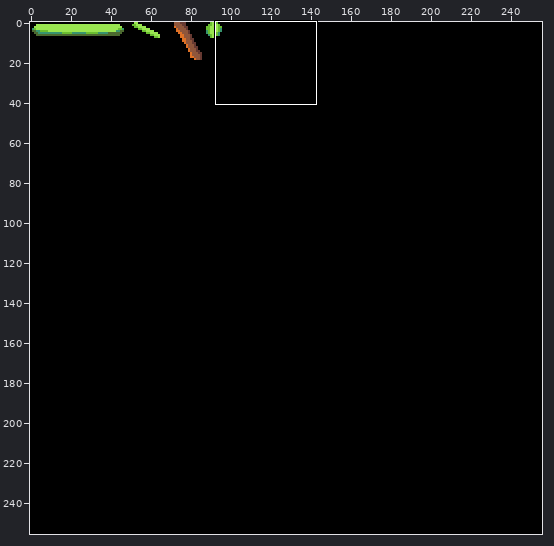
File history of a pixel-art file, built-to-scale/gfx/platforms.aseprite. Above: a wide view before the commit, with the close-up outlined.
Close-up. Before:
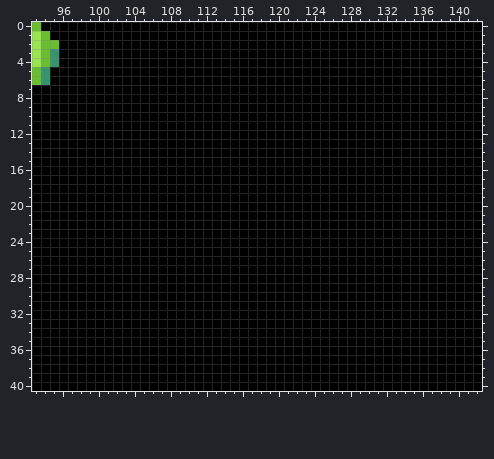
256x256 pixels, 1 frame. Shown: x 93..142, y 0..40.
After the commit:
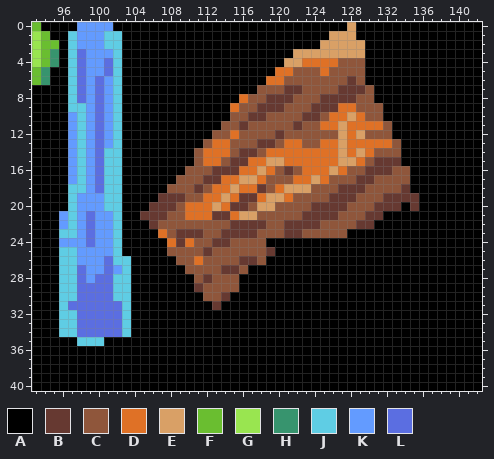
Palette (. is transparent): A #000000  B #663931  C #8f563b  D #df7126  E #d9a066  F #6abe30  G #99e550  H #37946e  J #5fcde4  K #639bff  L #5b6ee1
The author wrote: Put some platforms in place
The exact change:
--- layer "Layer 2"
@@ x 93..142 @@
- 0 FAAAAAAAAAAAAAAAAAAAAAAAAAAAAAAAAAAAAAAAAAAAAAAAAA
- 1 GFAAAAAAAAAAAAAAAAAAAAAAAAAAAAAAAAAAAAAAAAAAAAAAAA
- 2 GFFAAAAAAAAAAAAAAAAAAAAAAAAAAAAAAAAAAAAAAAAAAAAAAA
- 3 GFHAAAAAAAAAAAAAAAAAAAAAAAAAAAAAAAAAAAAAAAAAAAAAAA
- 4 GFHAAAAAAAAAAAAAAAAAAAAAAAAAAAAAAAAAAAAAAAAAAAAAAA
- 5 FHAAAAAAAAAAAAAAAAAAAAAAAAAAAAAAAAAAAAAAAAAAAAAAAA
- 6 FHAAAAAAAAAAAAAAAAAAAAAAAAAAAAAAAAAAAAAAAAAAAAAAAA
- 7 AAAAAAAAAAAAAAAAAAAAAAAAAAAAAAAAAAAAAAAAAAAAAAAAAA
- 8 AAAAAAAAAAAAAAAAAAAAAAAAAAAAAAAAAAAAAAAAAAAAAAAAAA
- 9 AAAAAAAAAAAAAAAAAAAAAAAAAAAAAAAAAAAAAAAAAAAAAAAAAA
-10 AAAAAAAAAAAAAAAAAAAAAAAAAAAAAAAAAAAAAAAAAAAAAAAAAA
-11 AAAAAAAAAAAAAAAAAAAAAAAAAAAAAAAAAAAAAAAAAAAAAAAAAA
-12 AAAAAAAAAAAAAAAAAAAAAAAAAAAAAAAAAAAAAAAAAAAAAAAAAA
-13 AAAAAAAAAAAAAAAAAAAAAAAAAAAAAAAAAAAAAAAAAAAAAAAAAA
-14 AAAAAAAAAAAAAAAAAAAAAAAAAAAAAAAAAAAAAAAAAAAAAAAAAA
-15 AAAAAAAAAAAAAAAAAAAAAAAAAAAAAAAAAAAAAAAAAAAAAAAAAA
-16 AAAAAAAAAAAAAAAAAAAAAAAAAAAAAAAAAAAAAAAAAAAAAAAAAA
-17 AAAAAAAAAAAAAAAAAAAAAAAAAAAAAAAAAAAAAAAAAAAAAAAAAA
-18 AAAAAAAAAAAAAAAAAAAAAAAAAAAAAAAAAAAAAAAAAAAAAAAAAA
-19 AAAAAAAAAAAAAAAAAAAAAAAAAAAAAAAAAAAAAAAAAAAAAAAAAA
-20 AAAAAAAAAAAAAAAAAAAAAAAAAAAAAAAAAAAAAAAAAAAAAAAAAA
-21 AAAAAAAAAAAAAAAAAAAAAAAAAAAAAAAAAAAAAAAAAAAAAAAAAA
-22 AAAAAAAAAAAAAAAAAAAAAAAAAAAAAAAAAAAAAAAAAAAAAAAAAA
-23 AAAAAAAAAAAAAAAAAAAAAAAAAAAAAAAAAAAAAAAAAAAAAAAAAA
-24 AAAAAAAAAAAAAAAAAAAAAAAAAAAAAAAAAAAAAAAAAAAAAAAAAA
-25 AAAAAAAAAAAAAAAAAAAAAAAAAAAAAAAAAAAAAAAAAAAAAAAAAA
-26 AAAAAAAAAAAAAAAAAAAAAAAAAAAAAAAAAAAAAAAAAAAAAAAAAA
-27 AAAAAAAAAAAAAAAAAAAAAAAAAAAAAAAAAAAAAAAAAAAAAAAAAA
-28 AAAAAAAAAAAAAAAAAAAAAAAAAAAAAAAAAAAAAAAAAAAAAAAAAA
-29 AAAAAAAAAAAAAAAAAAAAAAAAAAAAAAAAAAAAAAAAAAAAAAAAAA
-30 AAAAAAAAAAAAAAAAAAAAAAAAAAAAAAAAAAAAAAAAAAAAAAAAAA
-31 AAAAAAAAAAAAAAAAAAAAAAAAAAAAAAAAAAAAAAAAAAAAAAAAAA
-32 AAAAAAAAAAAAAAAAAAAAAAAAAAAAAAAAAAAAAAAAAAAAAAAAAA
-33 AAAAAAAAAAAAAAAAAAAAAAAAAAAAAAAAAAAAAAAAAAAAAAAAAA
-34 AAAAAAAAAAAAAAAAAAAAAAAAAAAAAAAAAAAAAAAAAAAAAAAAAA
-35 AAAAAAAAAAAAAAAAAAAAAAAAAAAAAAAAAAAAAAAAAAAAAAAAAA
+ 0 FAAAAKKKKAAAAAAAAAAAAAAAAAAAAAAAAAAEAAAAAAAAAAAAAA
+ 1 GFAAJKKKJJAAAAAAAAAAAAAAAAAAAAAAAEEEAAAAAAAAAAAAAA
+ 2 GFFAJKKKJJAAAAAAAAAAAAAAAAAAAAAAEEEEEAAAAAAAAAAAAA
+ 3 GFHAJLKKKJAAAAAAAAAAAAAAAAAAAEEEEEEEEAAAAAAAAAAAAA
+ 4 GFHAJLKKLJAAAAAAAAAAAAAAAAAAEEDDDDCCCAAAAAAAAAAAAA
+ 5 FHAAJLKKLJAAAAAAAAAAAAAAAAADDCCCDCCCCAAAAAAAAAAAAA
+ 6 FHAAJLKLKJAAAAAAAAAAAAAAAADDCCCCCCCBCAAAAAAAAAAAAA
+ 7 AAAAJLKLKJAAAAAAAAAAAAAAACCCBBCCCCBBBCAAAAAAAAAAAA
+ 8 AAAAJLKLKJAAAAAAAAAAAAADCCBBBCCCBBBBCCAAAAAAAAAAAA
+ 9 AAAAJJKLKJAAAAAAAAAAAADCCBBBCCCBBBDDCCCAAAAAAAAAAA
+10 AAAAKJKLKJAAAAAAAAAAAACCBBCCCCBBCDDEDCCAAAAAAAAAAA
+11 AAAAKJKLKJAAAAAAAAAAACCBCCCCCBCCDDEDDDDCAAAAAAAAAA
+12 AAAAKJKLKJAAAAAAAAAACCDCCCCBCCCCCCEDECCCAAAAAAAAAA
+13 AAAAKJKLKJAAAAAAAAACDDCCCBBCDDCCDDEDDDDDCAAAAAAAAA
+14 AAAAKJKLJJAAAAAAAACDDDCBBCDDDDDDDDEDEDCCCAAAAAAAAA
+15 AAAAKJKLJJAAAAAAAACDDCBBDDEEDDDDDDEEDCBBBAAAAAAAAA
+16 AAAAKJKLJJAAAAAAACCCBBBDDEDCBCDDDEDCCBBBCCAAAAAAAA
+17 AAAAKJKLJJAAAAAACCCBBDDEEDCCCDDEDCCCBBCCCCAAAAAAAA
+18 AAAAJJKLJJAAAAACCCBCDDEDDBCDEEECCCBBBCCCCBAAAAAAAA
+19 AAAAJKKKJJAAAABBBCCDDEDBBDEEDCCCCBBBCCCBBBBAAAAAAA
+20 AAAAJKKKJJAAABBBCDDDEDBBCEECCCCBBBBCCCBBBABAAAAAAA
+21 AAAKJKLKKJAABBBCCDDDBBDEECCCCCBBBBCCCBBAAAAAAAAAAA
+22 AAAKJKLKKJAAABCCCCCCCCBBBBCCBBBBCCCCBBAAAAAAAAAAAA
+23 AAAJJKLKKJAAAADCBBBCCBBBBCCCBBCCCCCAAAAAAAAAAAAAAA
+24 AAAKKKLKKJAAAAADBDCCBBCCCCAAAAAAAAAAAAAAAAAAAAAAAA
+25 AAAJJKKKKJAAAAACCCCBCCCCCCBAAAAAAAAAAAAAAAAAAAAAAA
+26 AAAJJKKKLJJAAAAACCDCCCCBBCAAAAAAAAAAAAAAAAAAAAAAAA
+27 AAAJJLKKLKJAAAAAACCCCBBCAAAAAAAAAAAAAAAAAAAAAAAAAA
+28 AAAJJLKLLJJAAAAAAACBCCCAAAAAAAAAAAAAAAAAAAAAAAAAAA
+29 AAAJJLLLLJJAAAAAAABCCCCAAAAAAAAAAAAAAAAAAAAAAAAAAA
+30 AAAJJLLLLJJAAAAAAAACCBAAAAAAAAAAAAAAAAAAAAAAAAAAAA
+31 AAAJLLLLLLJAAAAAAAAABAAAAAAAAAAAAAAAAAAAAAAAAAAAAA
+32 AAAJJLLLLLJAAAAAAAAAAAAAAAAAAAAAAAAAAAAAAAAAAAAAAA
+33 AAAJJLLLLLJAAAAAAAAAAAAAAAAAAAAAAAAAAAAAAAAAAAAAAA
+34 AAAJJLLLLLJAAAAAAAAAAAAAAAAAAAAAAAAAAAAAAAAAAAAAAA
+35 AAAAAJJJAAAAAAAAAAAAAAAAAAAAAAAAAAAAAAAAAAAAAAAAAA
 36 AAAAAAAAAAAAAAAAAAAAAAAAAAAAAAAAAAAAAAAAAAAAAAAAAA
